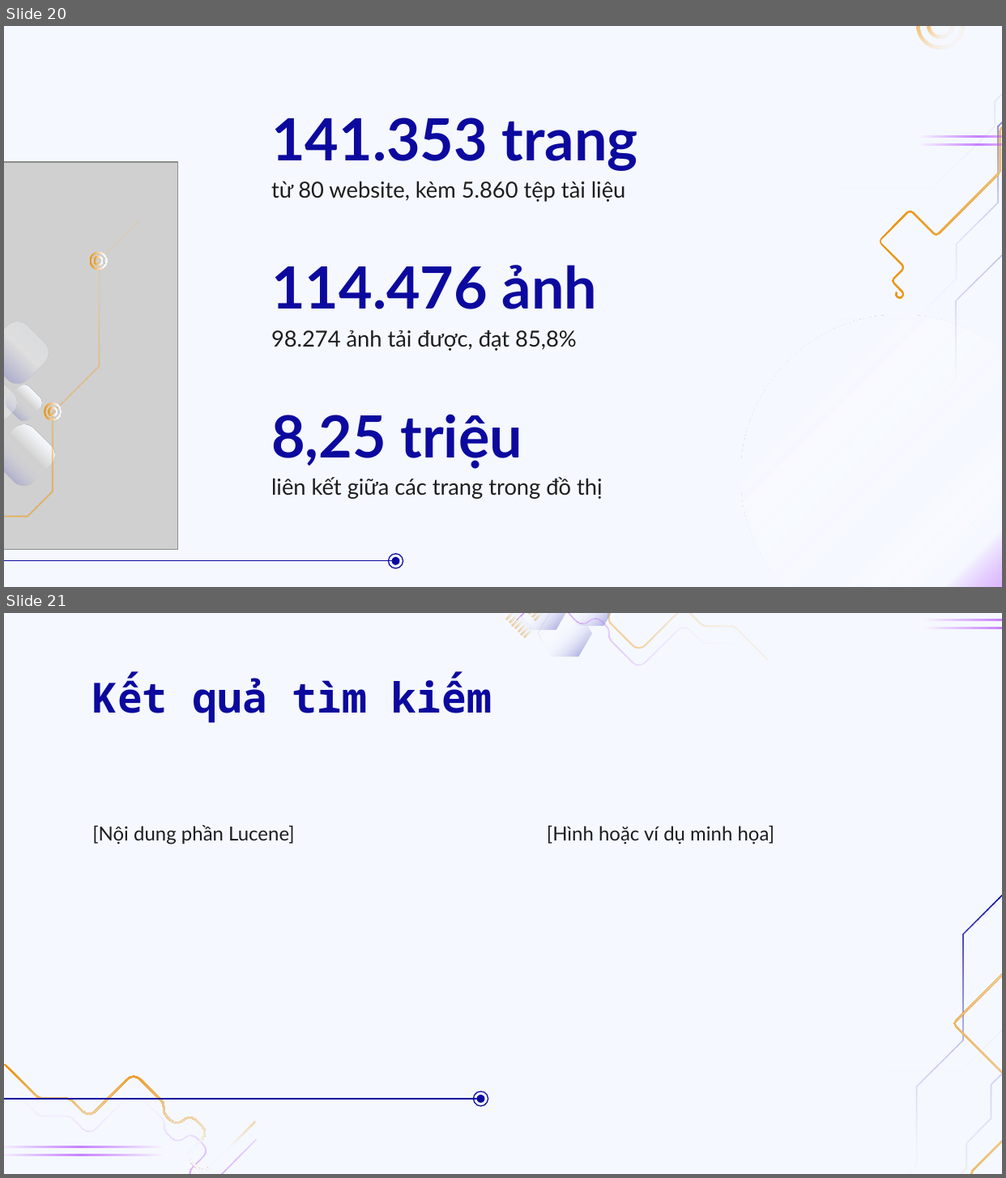
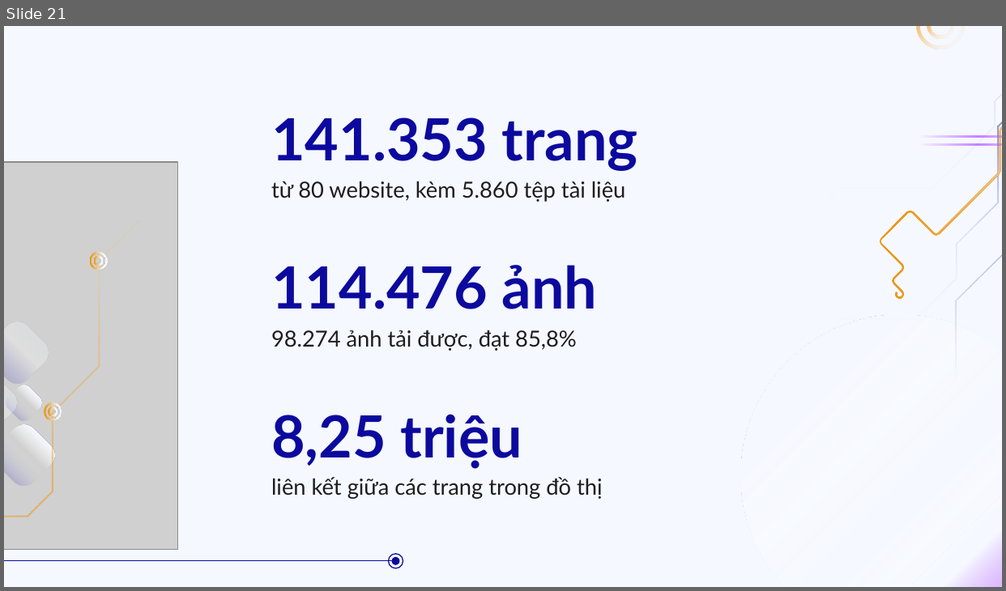
Before and after one commit to doanan293/WebCorpusPipeline, a slide deck: docs/presentation/BAT-thu-thap-boc-tach-tim-kiem.pptx. Shown one above the other, each under a label of ours: slides 20 and 21 before the commit, slide 21 after it. The pictures are 1006x1178 and 1006x591 pixels, drawn with LibreOffice and Linux fonts; fonts in the diff are those of the drawing; grey boxes stand for pictures; background and template pictures are left out. Boxes give left, top, right and bottom in pixels: in the first picture for what was removed or moved away, otherwise in the second. Text is boxed around its words. In the diff, an @@ line names an element or a change of style, - is before the commit and + after.

Commit message:
docs: the Lucene search part in the report and slides
Chapter 3 and section 4.3 of the report describe the search system, with
new drawio diagrams for its architecture, preprocessing, indexing,
searching and a result example. The slides gain the search architecture
and results, and the technology diagram gains a search row.

```diff
--- a/docs/presentation/BAT-thu-thap-boc-tach-tim-kiem.pptx
+++ b/docs/presentation/BAT-thu-thap-boc-tach-tim-kiem.pptx
@@ slide 21 removed at box(4, 613, 1002, 1174), background #F5F8FF @@
@@ group removed at box(506, 613, 1002, 677): 17 freeform shapes @@
@@ title removed at box(92, 675, 492, 723) @@
-Kết quả tìm kiếm
@@ group removed at box(756, 764, 1002, 1174): 4 freeform shapes @@
@@ subtitle removed at box(92, 825, 295, 845) @@
-[Nội dung phần Lucene]
@@ subtitle removed at box(547, 825, 775, 845) @@
-[Hình hoặc ví dụ minh họa]
@@ group removed at box(4, 1063, 488, 1174): 2 freeform shapes, 2 ellipses, 1 line @@
@@ freeform shape removed at box(4, 1147, 167, 1148) @@
@@ freeform shape removed at box(4, 1156, 167, 1157) @@
@@ what was slide 20 is now slide 21 @@
```
Also in this commit, not shown: 7 slides changed, 2 slides added, 18 other files.
